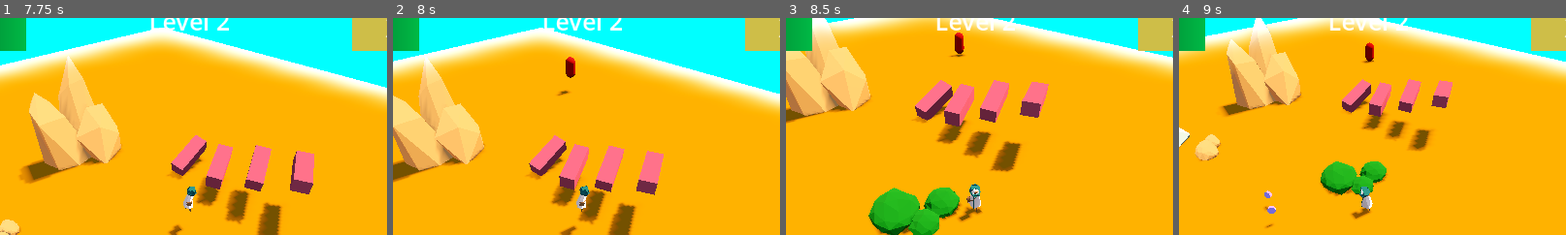
Above: before the commit, frames 1-4 (left to right).
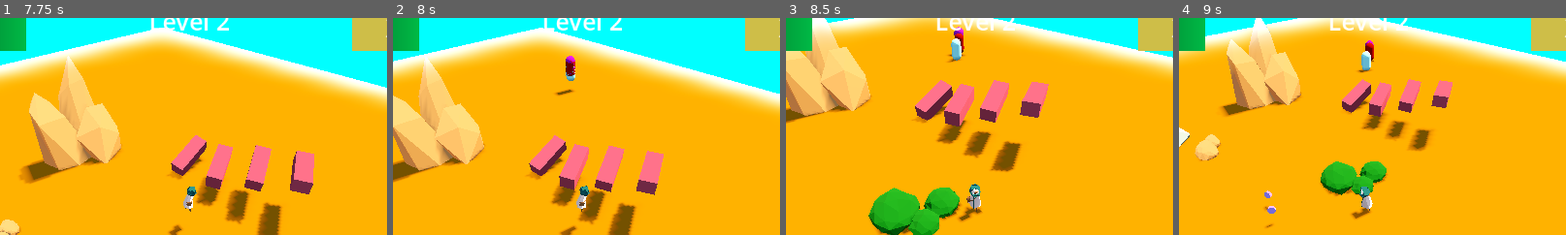
Above: after the commit, the same moments.

Repository: DeepRestGames/EcoDungeon
Game: Godot game, scene res://scenes/PrototypeScene_Weapons_01.tscn
Same seed, same stepped clock (60 frames per second), same inputs: the game is played once before the commit and once after it. A sky picture missing from this copy of the repository is replaced by a grey-blue gradient.
Inputs (mouse positions are % of the whole screen's width and height, from its top left):
- Up to frame 1 (7.75 s): tap Enter at 0.5 s; move the mouse to (72, 45) at 0.52 s; hold D (move_right) 0.53-1.28 s; tap Space (spacebar) at 0.6, 2.85, 5.1, 6.5, 7.35 s; move the mouse to (30, 55) at 1.27 s; hold S (move_down) 1.28-2.03 s; tap Mouse wheel up (zoom_in) at 1.35, 5.85 s; move the mouse to (60, 28) at 2.02 s; hold D (move_right) 2.03-2.78 s; hold Mouse wheel down (zoom_out) 2.03-2.78 s; move the mouse to (45, 70) at 2.77 s; hold W (move_up) 2.78-3.53 s; move the mouse to (80, 65) at 3.52 s; hold Mouse wheel up (zoom_in) 3.53-4.28 s; hold A (move_left) 3.53-5.03 s; move the mouse to (20, 35) at 4.27 s; tap Mouse wheel down (zoom_out) at 4.35 s; move the mouse to (55, 50) at 5.02 s; hold S (move_down) 5.03-5.78 s; move the mouse to (35, 25) at 5.77 s; hold D (move_right) 5.78-6.53 s; move the mouse to (72, 45) at 6.52 s; hold W (move_up) 6.53-7.28 s; hold Mouse wheel down (zoom_out) 6.53-7.28 s; move the mouse to (30, 55) at 7.27 s; hold D (move_right) from 7.28 s (still down)
- Up to frame 2 (8 s): keep holding D (move_right)
- Up to frame 3 (8.5 s): move the mouse to (60, 28) at 8.02 s; release D (move_right) at 8.03 s; hold S (move_down) from 8.03 s (still down); hold Mouse wheel up (zoom_in) from 8.03 s (still down)
- Up to frame 4 (9 s): move the mouse to (45, 70) at 8.77 s; release S (move_down) at 8.78 s; release Mouse wheel up (zoom_in) at 8.78 s; hold A (move_left) from 8.78 s (still down); tap Mouse wheel down (zoom_out) at 8.85 s
The pictures show only the part of the screen within x 26-76%, y 6-56%; the shares and areas given below are measured in that part.

Frame 1 is identical in both runs. In frame 2, 0.2% of the frame differs, in the area x 41-48%, y 17-36%; in frame 3, 0.3%, in the area x 41-46%, y 4-21%; in frame 4, 0.3%.

Commit message:
Changed enemy wave ID type from int to String

Diff:
--- a/scripts/enemy/EnemySpawner.gd
+++ b/scripts/enemy/EnemySpawner.gd
@@ -29,10 +29,6 @@
 	var current_wave = enemy_waves[current_wave_id]
 	current_wave.print_wave_info()
 
-	# Just for debugging purposes
-	if current_wave.wave_id != current_wave_id:
-		print("Enemy wave ID mismatch!")
-
 	for enemy_wave_entry in current_wave.wave_enemies:
 		for enemy_index in enemy_wave_entry.enemy_count:
 
--- a/scripts/enemy/EnemyWaveXMLParser.gd
+++ b/scripts/enemy/EnemyWaveXMLParser.gd
@@ -3,13 +3,13 @@
 
 # Class representing a single enemy wave
 class EnemyWave:
-	var wave_id: int
+	var wave_id: String
 	var wave_duration: float
 	var wave_enemies: Array[EnemyWaveEntry]
 
 	func print_wave_info():
 		print("--------- Wave info ---------")
-		print("Wave ID: " + str(wave_id))
+		print(wave_id)
 		print("Wave duration: " + str(wave_duration))
 		for i in wave_enemies:
 			print("Total of " + str(i.enemy_count) + " of enemy type: " + i.enemy_scene_path)
@@ -28,7 +28,7 @@
 	parser.open("res://resources/enemy_waves/" + level_id + ".xml")
 
 	# Temporary variables to create wave objects
-	var wave_id: int
+	var wave_id: String
 	var wave_duration: float
 	var wave_enemies: Array[EnemyWaveEntry] = []
 	var wave_enemy_scene: String
@@ -38,7 +38,7 @@
 
 		if parser.get_node_type() == XMLParser.NODE_ELEMENT:
 			if parser.get_node_name() == "wave":
-				wave_id = parser.get_attribute_value(0).to_int()
+				wave_id = parser.get_attribute_value(0)
 				#print("Current wave id: " + str(wave_id))
 				continue
 
Not shown, changed: resources/enemy_waves/test_enemy_waves.xml
Not shown, added: resources/enemy_waves/test_enemy_waves_01.xml
